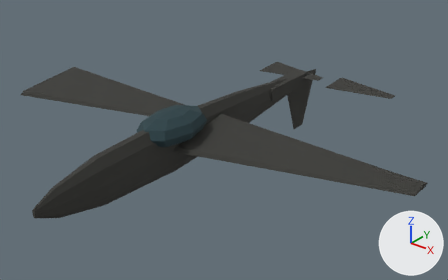
A saved change to the glTF model game/assets/units/bf109_Destroyed.glb.
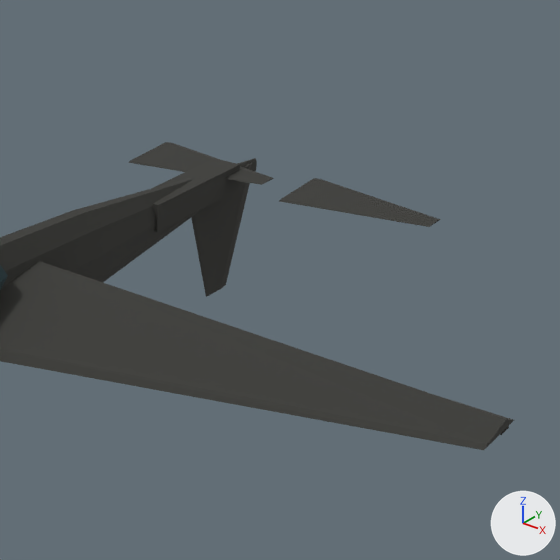
Each version appears first whole from a 50 mm camera at (7.99, -9.4, 6.83) aimed at (0.29, 0.22, 0.87), and next in a close-up on the part from 45% to 100% of the width and 0% to 87% of the height. Every picture has the same lights, and +X, +Y and +Z are marked at lower right. The first two pictures are the older version. Where no turn or scale is listed for an object, it has been applied to the vertices.

Names of what the first close-up shows: 'Elevator_L', 'Elevator_R', 'Fuselage', 'Rudder', 'TailBoom', 'Wing_R' and 1 more.
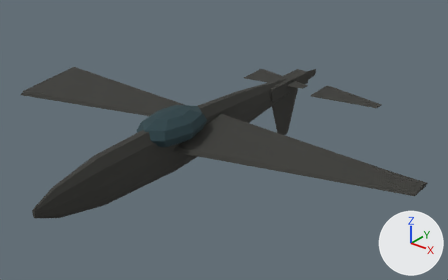
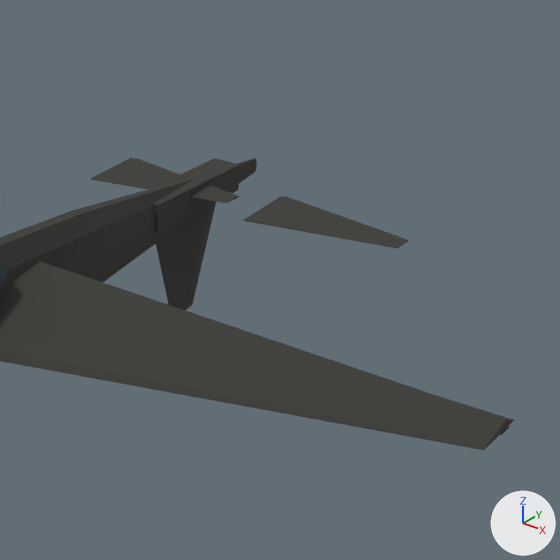
Changed parts and their boxes [x1, y1, x2, y2] in the close-ups (560 x 560 px):
'Rudder', moved: before [191, 162, 253, 297]; after [156, 202, 216, 310]
'Elevator_R', moved: before [279, 178, 441, 227]; after [243, 196, 409, 249]
'Elevator_L', moved: before [128, 142, 274, 185]; after [90, 158, 240, 203]

The edits, one by one:
Object 'Elevator_L' (ob_elevator_l) moves from (-0.99, 3.78, 1.33) to (-0.99, 3.06, 1.33).
Object 'Elevator_R' (ob_elevator_r) moves from (0.99, 3.78, 1.33) to (0.99, 3.06, 1.33).
Object 'Rudder' (ob_rudder) moves from (0.0, 3.78, 1.26) to (0.0, 3.06, 1.26).
